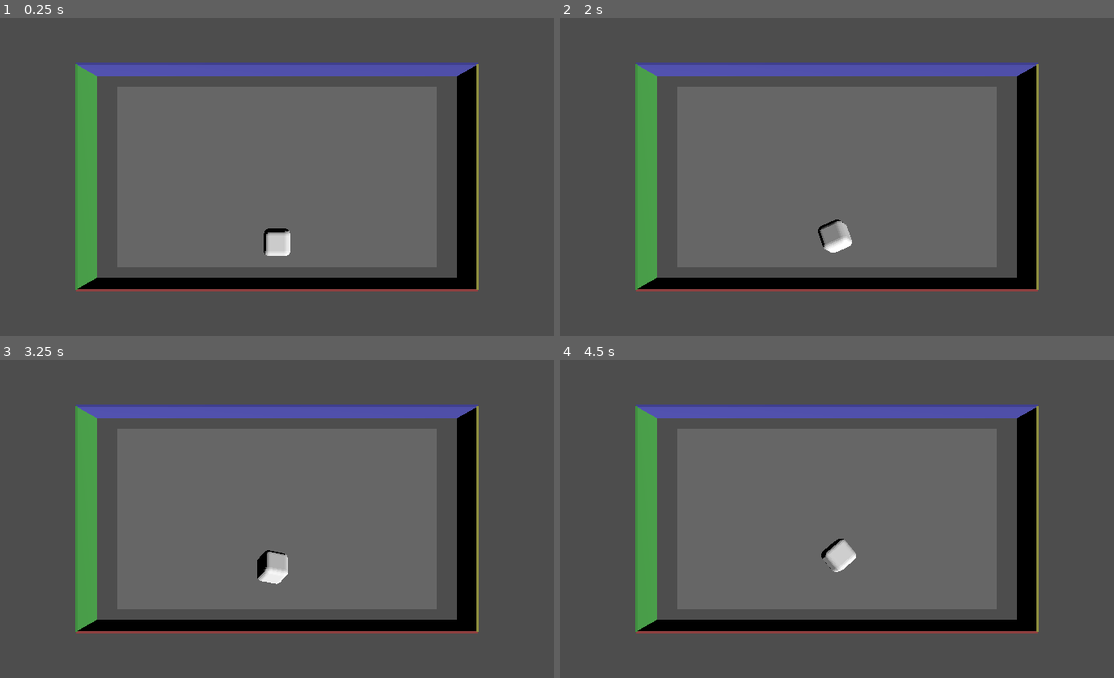
Above: before the commit, frames 1-4 (two rows, left to right).
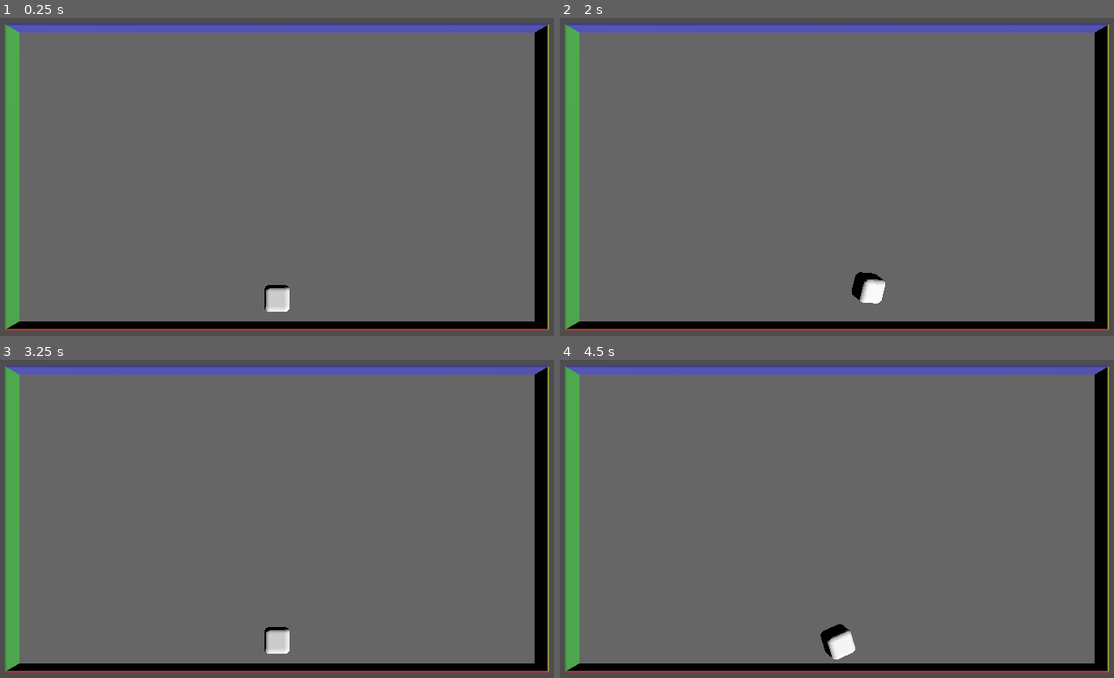
Above: after the commit, the same moments.

Repository: Beezui/trae_godot_dice
Game: Godot game, scene res://scenes/dice_demo_simple_final.tscn
The game is run twice, just before and just after one commit, with the same random seed, the same clock (stepped at 60 frames per second) and the same inputs.
Inputs:
- Up to frame 1 (0.25 s): no input
- Up to frame 2 (2 s): tap Enter (ui_accept) at 0.5, 1.35, 1.52, 1.82 s; hold Enter (ui_accept) 0.53-1.28 s; tap R at 0.6, 1.55 s
- Up to frame 3 (3.25 s): hold Enter (ui_accept) 2.03-2.78 s; tap R at 2.1, 3.05 s; tap Space at 2.85 s; tap Enter (ui_accept) at 3.02 s
- Up to frame 4 (4.5 s): tap Enter (ui_accept) at 3.32, 4.35 s; hold Enter (ui_accept) 3.53-4.28 s; tap R at 3.6 s

The runs differ from the first frame. In frame 1, 63% of the frame differs, in the area x 0-100%, y 1-99%; in frame 2, 63%; in frame 3, 63%; in frame 4, 63%.

Commit message:
更新骰子系统相关文件：规则文档、开发文档、模板配置、骰子脚本和演示场景

Diff:
--- a/scenes/dice_6.gd
+++ b/scenes/dice_6.gd
@@ -21,13 +21,16 @@
 	contact_monitor = true
 	max_contacts_reported = 10
 
+	# 设置质量，减小质量使旋转更容易
+	mass = 0.5
+
 	# 设置阻尼
 	linear_damp = 0.1  # 增加线性阻尼
-	angular_damp = 0.08  # 减少角阻尼，提升滚动效果20%
+	angular_damp = 0.03  # 进一步减少角阻尼，使旋转持续时间更长
 
 	# 设置物理材质
 	var physics_material = PhysicsMaterial.new()
-	physics_material.bounce = 0.0936  # 提升反弹效果50%
+	physics_material.bounce = 0.1404  # 提升反弹效果50%
 	physics_material.friction = 0.8  # 增加摩擦力
 
 	# 应用物理材质到刚体
@@ -35,6 +38,10 @@
 
 	# 初始状态：禁用重力，使骰子悬浮
 	gravity_scale = 0.0
+
+	# 确保骰子静止
+	linear_velocity = Vector3.ZERO
+	angular_velocity = Vector3.ZERO
 
 	# 创建碰撞形状
 	var collision_shape = $CollisionShape3D
@@ -162,14 +169,20 @@
 
 	print("Fallback cube mesh created")
 
-func roll(force: Vector3):
+func roll(force: Vector3, angular_force: Vector3 = Vector3.ZERO):
 	# 恢复重力影响
 	gravity_scale = 1.0
 
 	is_rolling = true
 	collision_count = 0
 	linear_velocity = force
-	angular_velocity = Vector3(randf_range(-10, 10), randf_range(-10, 10), randf_range(-10, 10))
+
+	# 如果提供了旋转力，则使用它；否则使用随机旋转力
+	if angular_force != Vector3.ZERO:
+		angular_velocity = angular_force
+	else:
+		angular_velocity = Vector3(randf_range(-10, 10), randf_range(-10, 10), randf_range(-10, 10))
+
 	roll_timer.start()
 
 	# 如果有控制结果，启动结果控制计时器
--- a/scenes/dice_demo_script.gd
+++ b/scenes/dice_demo_script.gd
@@ -1,6 +1,7 @@
 extends Node3D
 
-@onready var dice = $Dice
+@onready var dice_a = $DiceA
+@onready var dice_b = $DiceB
 @onready var camera = $Camera3D
 @onready var light = $DirectionalLight3D
 @onready var sandbox = $Sandbox
@@ -12,16 +13,17 @@
 var max_force = 20.0  # 最大投掷力度增加到20
 var original_position = Vector3()  # 骰子原始位置
 var global_time = 0.0  # 全局时间，用于持续震动
-var base_width = 16.0  # 基础宽度（屏幕水平方向）
-var base_height = 9.0   # 基础高度（屏幕竖直方向）
+var base_width = 24.0  # 基础宽度（屏幕水平方向），放大1.5倍
+var base_height = 13.5   # 基础高度（屏幕竖直方向），放大1.5倍
+var is_in_initial_state = true  # 标记是否处于初始状态
 
 func _ready():
 	# 调整摄像机位置和FOV，使其拉远并更接近2D效果
 	if camera:
-		# 设置摄像机位置，进一步拉远以看到墙体
-		camera.position = Vector3(0, 30, 0)  # 进一步拉远摄像机
-		# 保持当前FOV设置
-		camera.fov = 30.0  # 保持当前FOV值
+		# 设置摄像机位置，进一步拉高镜头以看到整个沙盘
+		camera.position = Vector3(0, 60, 0)  # 进一步拉高摄像机
+		# 进一步减小FOV，更贴近俯视2D效果
+		camera.fov = 15.0  # 进一步减小FOV值
 		# 直接设置相机旋转，避免look_at的共线问题
 		camera.rotation = Vector3(-PI/2, 0, 0)
 
@@ -49,6 +51,14 @@
 			ground_shape.size = Vector3(sandbox_width, 0.1, sandbox_height)
 			ground_collision.shape = ground_shape
 
+		# 为地面添加物理材质，提升反弹系数50%
+		var ground_physics_material = PhysicsMaterial.new()
+		ground_physics_material.bounce = 0.3  # 提升反弹效果50%
+		ground_physics_material.friction = 0.8  # 增加摩擦力
+		# 为沙盒静态体设置物理材质
+		if sandbox:
+			sandbox.physics_material_override = ground_physics_material
+
 		# 创建地面网格
 		var ground_mesh = sandbox.get_node("GroundMesh")
 		if ground_mesh:
@@ -65,14 +75,14 @@
 		var wall_north = sandbox.get_node("WallNorth")
 		if wall_north:
 			var wall_north_shape = BoxShape3D.new()
-			wall_north_shape.size = Vector3(sandbox_width, 10, 0.1)
-			wall_north.position = Vector3(0, 0, -sandbox_height/2)
+			wall_north_shape.size = Vector3(sandbox_width, 50, 0.1)
+			wall_north.position = Vector3(0, 21, -sandbox_height/2)
 			wall_north.shape = wall_north_shape
 
 		# 创建北墙网格
 		var wall_north_mesh = MeshInstance3D.new()
 		wall_north_mesh.name = "WallNorthMesh"
-		wall_north_mesh.position = Vector3(0, 1.5, -sandbox_height/2)
+		wall_north_mesh.position = Vector3(0, -2.5, -sandbox_height/2)
 		var wall_north_mesh_resource = BoxMesh.new()
 		wall_north_mesh_resource.size = Vector3(sandbox_width, 3, 0.1)
 		wall_north_mesh.mesh = wall_north_mesh_resource
@@ -85,14 +95,14 @@
 		var wall_south = sandbox.get_node("WallSouth")
 		if wall_south:
 			var wall_south_shape = BoxShape3D.new()
-			wall_south_shape.size = Vector3(sandbox_width, 10, 0.1)
-			wall_south.position = Vector3(0, 0, sandbox_height/2)
+			wall_south_shape.size = Vector3(sandbox_width, 50, 0.1)
+			wall_south.position = Vector3(0, 21, sandbox_height/2)
 			wall_south.shape = wall_south_shape
 
 		# 创建南墙网格
 		var wall_south_mesh = MeshInstance3D.new()
 		wall_south_mesh.name = "WallSouthMesh"
-		wall_south_mesh.position = Vector3(0, 1.5, sandbox_height/2)
+		wall_south_mesh.position = Vector3(0, -2.5, sandbox_height/2)
 		var wall_south_mesh_resource = BoxMesh.new()
 		wall_south_mesh_resource.size = Vector3(sandbox_width, 3, 0.1)
 		wall_south_mesh.mesh = wall_south_mesh_resource
@@ -105,14 +115,14 @@
 		var wall_east = sandbox.get_node("WallEast")
 		if wall_east:
 			var wall_east_shape = BoxShape3D.new()
-			wall_east_shape.size = Vector3(0.1, 10, sandbox_height)
-			wall_east.position = Vector3(sandbox_width/2, 0, 0)
+			wall_east_shape.size = Vector3(0.1, 50, sandbox_height)
+			wall_east.position = Vector3(sandbox_width/2, 21, 0)
 			wall_east.shape = wall_east_shape
 
 		# 创建东墙网格
 		var wall_east_mesh = MeshInstance3D.new()
 		wall_east_mesh.name = "WallEastMesh"
-		wall_east_mesh.position = Vector3(sandbox_width/2, 1.5, 0)
+		wall_east_mesh.position = Vector3(sandbox_width/2, -2.5, 0)
 		var wall_east_mesh_resource = BoxMesh.new()
 		wall_east_mesh_resource.size = Vector3(0.1, 3, sandbox_height)
 		wall_east_mesh.mesh = wall_east_mesh_resource
@@ -125,14 +135,14 @@
 		var wall_west = sandbox.get_node("WallWest")
 		if wall_west:
 			var wall_west_shape = BoxShape3D.new()
-			wall_west_shape.size = Vector3(0.1, 10, sandbox_height)
-			wall_west.position = Vector3(-sandbox_width/2, 0, 0)
+			wall_west_shape.size = Vector3(0.1, 50, sandbox_height)
+			wall_west.position = Vector3(-sandbox_width/2, 21, 0)
 			wall_west.shape = wall_west_shape
 
 		# 创建西墙网格
 		var wall_west_mesh = MeshInstance3D.new()
 		wall_west_mesh.name = "WallWestMesh"
-		wall_west_mesh.position = Vector3(-sandbox_width/2, 1.5, 0)
+		wall_west_mesh.position = Vector3(-sandbox_width/2, -2.5, 0)
 		var wall_west_mesh_resource = BoxMesh.new()
 		wall_west_mesh_resource.size = Vector3(0.1, 3, sandbox_height)
 		wall_west_mesh.mesh = wall_west_mesh_resource
@@ -148,28 +158,35 @@
 		print("东墙 - 名称: WallEastMesh, 颜色: 黄色, 位置: ", wall_east_mesh.position)
 		print("西墙 - 名称: WallWestMesh, 颜色: 绿色, 位置: ", wall_west_mesh.position)
 
-		# 创建顶部碰撞形状（防止骰子跳出摄像机视野）
-		var wall_top = CollisionShape3D.new()
-		wall_top.name = "WallTop"
-		wall_top.position = Vector3(0, 8, 0)
-		var wall_top_shape = BoxShape3D.new()
-		wall_top_shape.size = Vector3(sandbox_width, 0.5, sandbox_height)
-		wall_top.shape = wall_top_shape
-		sandbox.add_child(wall_top)
-
-		# 调整骰子初始位置（保持在沙盒内）
-		if dice:
+		# 移除顶部碰撞形状，避免阻挡骰子下落
+		# 注释掉顶部碰撞形状的创建代码，确保骰子能正常落到地面
+
+		# 初始化骰子状态并设置初始位置
+		if dice_a:
 			# 设置初始位置（屏幕水平方向中心，靠近屏幕下方南墙）
-			dice.position = Vector3(0, 4, sandbox_height/2 - 2)  # 靠近屏幕下方南墙，屏幕水平方向中心，向上提高2单位
-
-	# 设置物理世界
-	# 暂时注释掉，使用默认重力
-	# var world = get_world_3d()
-	# if world:
-	# 	# 物理世界的访问方式在Godot 4中可能有所不同
-	# 	# var physics_world = world.physics_world_3d
-	# 	# if physics_world:
-	# 	# 	physics_world.gravity = Vector3(0, -9.8, 0)
+			dice_a.position = Vector3(0, 6, sandbox_height/2 - 2)  # 靠近屏幕下方南墙，屏幕水平方向中心，向上提高2单位，高度提升50%
+			dice_a.rotation = Vector3()
+			# 确保骰子静止
+			dice_a.linear_velocity = Vector3.ZERO
+			dice_a.angular_velocity = Vector3.ZERO
+			# 禁用重力，使骰子悬浮
+			dice_a.gravity_scale = 0.0
+			dice_a.visible = true
+		if dice_b:
+			# 设置初始位置（屏幕水平方向中心，靠近屏幕下方南墙）
+			dice_b.position = Vector3(0, 6, sandbox_height/2 - 2)  # 靠近屏幕下方南墙，屏幕水平方向中心，向上提高2单位，高度提升50%
+			dice_b.rotation = Vector3()
+			# 确保骰子静止
+			dice_b.linear_velocity = Vector3.ZERO
+			dice_b.angular_velocity = Vector3.ZERO
+			# 禁用重力，使骰子悬浮
+			dice_b.gravity_scale = 0.0
+			dice_b.visible = false
+
+	# 增加重力加速度，加快骰子下落速度
+	# 在Godot 4中，通过ProjectSettings来设置重力
+	ProjectSettings.set_setting("physics/3d/default_gravity", 39.2)  # 4倍重力加速度，加快下落速度
+	print("Gravity set to 4x real-world acceleration: 39.2 m/s²")
 
 	# 创建启动计时器
 	start_timer = Timer.new()
@@ -180,33 +197,26 @@
 	start_timer.start()
 
 func start_demo():
-	# 设置骰子初始状态：屏幕水平方向中心，靠近屏幕下方南墙
-	if dice:
-		# 计算16:9比例的沙盘高度
-		var base_ratio = 16.0 / 9.0
-		var sandbox_width = base_width  # 屏幕水平方向（x轴）
-		var sandbox_height = sandbox_width / base_ratio  # 屏幕竖直方向（z轴），保持16:9比例
-		# 设置初始位置（屏幕水平方向中心，靠近屏幕下方南墙）
-		dice.position = Vector3(0, 4, sandbox_height/2 - 2)  # 靠近屏幕下方南墙，屏幕水平方向中心，向上提高2单位
-		dice.rotation = Vector3()
-
-	# 取消自动投掷计时器
-	# throw_timer = Timer.new()
-	# throw_timer.wait_time = 3.0
-	# throw_timer.autostart = true
-	# throw_timer.timeout.connect(throw_dice)
-	# add_child(throw_timer)
+	# 重置蓄力状态
+	is_charging = false
+	charge_time = 0.0
+	original_position = Vector3()  # 重置原始位置
+
+	# 标记为初始状态
+	is_in_initial_state = true
+
+	print("Demo started with dice in initial position")
 
 func throw_dice():
 	# 检查骰子节点是否存在
-	if not dice:
-		print("Error: Dice node not found")
+	if not dice_b:
+		print("Error: DiceB node not found")
 		return
 
 	# 检查骰子节点是否有roll方法
-	if not dice.has_method("roll"):
-		print("Error: Dice node does not have roll method")
-		print("Dice node type:", dice.get_class())
+	if not dice_b.has_method("roll"):
+		print("Error: DiceB node does not have roll method")
+		print("DiceB node type:", dice_b.get_class())
 		return
 
 	# 计算16:9比例的沙盘高度
@@ -214,29 +224,45 @@
 	var sandbox_width = base_width  # 屏幕水平方向（x轴）
 	var sandbox_height = sandbox_width / base_ratio  # 屏幕竖直方向（z轴），保持16:9比例
 
-	# 重置骰子位置（离地面5个骰子高度）
-	dice.position = Vector3(0, 5, sandbox_height/2 - 2)  # 靠近屏幕下方南墙，屏幕水平方向中心
-	dice.rotation = Vector3()
+	# 重置骰子B位置（离地面5个骰子高度）
+	dice_b.position = Vector3(0, 7.5, sandbox_height/2 - 2)  # 靠近屏幕下方南墙，屏幕水平方向中心，高度提升50%
+	dice_b.rotation = Vector3()
 
 	# 生成随机投掷力，朝向屏幕上方的北墙
 	var force = Vector3(
-		randf_range(-2, 2),  # 较小的X方向随机力
-		randf_range(5, 7.5),  # 向上的力
-		randf_range(-10, -5)     # 朝向屏幕上方的力（Z负方向，北墙方向）
+		randf_range(-0.5, 0.5),  # 较小的X方向随机力，水平位移的力削弱50%
+		randf_range(3, 5),  # 向上的力，调整为合理值，确保骰子在投掷后能够正常下落
+		randf_range(-2.5, -1.25)     # 朝向屏幕上方的力（Z负方向，北墙方向），水平位移的力削弱50%
 	)
 
-	# 投掷骰子
-	dice.roll(force)
+	# 生成随机旋转力，整体削弱30%
+	var angular_force = Vector3(
+		randf_range(-7, 7),
+		randf_range(-7, 7),
+		randf_range(-7, 7)
+	)
+
+	# 切换骰子可见性
+	if dice_a:
+		dice_a.visible = false
+	if dice_b:
+		dice_b.visible = true
+
+	# 标记为非初始状态
+	is_in_initial_state = false
+
+	# 投掷骰子，传递旋转力
+	dice_b.roll(force, angular_force)
 
 func throw_dice_with_charge():
 	# 检查骰子节点是否存在
-	if not dice:
-		print("Error: Dice node not found")
+	if not dice_b:
+		print("Error: DiceB node not found")
 		return
 
 	# 检查骰子节点是否有roll方法
-	if not dice.has_method("roll"):
-		print("Error: Dice node does not have roll method")
+	if not dice_b.has_method("roll"):
+		print("Error: DiceB node does not have roll method")
 		return
 
 	# 计算16:9比例的沙盘高度
@@ -244,40 +270,82 @@
 	var sandbox_width = base_width  # 屏幕水平方向（x轴）
 	var sandbox_height = sandbox_width / base_ratio  # 屏幕竖直方向（z轴），保持16:9比例
 
-	# 重置骰子位置（离地面5个骰子高度）
-	dice.position = Vector3(0, 5, sandbox_height/2 - 2)  # 靠近屏幕下方南墙，屏幕水平方向中心
-	dice.rotation = Vector3()
+	# 重置骰子B位置（离地面5个骰子高度）
+	dice_b.position = Vector3(0, 7.5, sandbox_height/2 - 2)  # 靠近屏幕下方南墙，屏幕水平方向中心，高度提升50%
+	dice_b.rotation = Vector3()
 
 	# 根据蓄力时间计算投掷力度
 	var charge_ratio = charge_time / max_charge_time
-	var force_magnitude = charge_ratio * max_force
+	# 将最小投掷力度提升为最大投掷力度的30%
+	var min_force_ratio = 0.3
+	var force_magnitude = (min_force_ratio + (charge_ratio * (1.0 - min_force_ratio))) * max_force
 
 	# 生成朝向屏幕上方的力，角度在-45到45度之间
 	var angle = deg_to_rad(randf_range(-45, 45))
+	# 计算投掷力，确保重力效果明显
+	# 直接计算力向量，不使用归一化，让向上的力不会被过度削弱
 	var force = Vector3(
-		sin(angle),  # X方向随角度变化
-		0.5,  # 固定的向上力
-		-1.0   # 朝向屏幕上方的Z负方向（北墙方向）
-	).normalized() * force_magnitude
-
-	# 投掷骰子
-	dice.roll(force)
+		sin(angle) * 0.25 * force_magnitude,  # X方向随角度变化，水平位移的力削弱50%
+		(0.3 + (charge_ratio * 0.7)) * force_magnitude * 0.5,  # 向上力随蓄力时间增加，但进一步减小以确保重力效果
+		-0.25 * force_magnitude   # 朝向屏幕上方的Z负方向（北墙方向），水平位移的力削弱50%
+	)
+
+	# 计算旋转力，随蓄力时间增加，最小值不为0
+	var min_angular_force = 11.2  # 增大最小旋转力为原来的2倍，确保即使轻按也有明显旋转，整体削弱30%
+	var max_angular_force = 31.5  # 降低最大旋转力为原来的50%，减少旋转效果，整体削弱30%
+	var angular_force_magnitude = min_angular_force + (charge_ratio * (max_angular_force - min_angular_force))
+
+	# 生成随机方向的旋转力，确保在三个轴上都有明显分量
+	# 为每个轴生成独立的随机值，确保x、y、z轴都有旋转
+	# 使用更大的最小值，确保每个轴都有足够的旋转分量
+	var x_rot = randf_range(-1.0, 1.0)
+	var y_rot = randf_range(-1.0, 1.0)
+	var z_rot = randf_range(-1.0, 1.0)
+
+	# 确保每个轴都有足够的旋转分量，避免只沿着单一轴旋转
+	# 增大最小值阈值，确保每个轴都有明显的旋转
+	if abs(x_rot) < 0.5:
+		x_rot = randf_range(0.5, 1.0) * sign(x_rot) if x_rot != 0 else 0.7
+	if abs(y_rot) < 0.5:
+		y_rot = randf_range(0.5, 1.0) * sign(y_rot) if y_rot != 0 else 0.7
+	if abs(z_rot) < 0.5:
+		z_rot = randf_range(0.5, 1.0) * sign(z_rot) if z_rot != 0 else 0.7
+
+	# 创建旋转力向量并归一化
+	var angular_force = Vector3(x_rot, y_rot, z_rot).normalized() * angular_force_magnitude
+
+	# 打印旋转力信息，用于调试
+	print("蓄力比例: %.2f, 旋转力大小: %.2f, 旋转力方向: %s" % [charge_ratio, angular_force_magnitude, angular_force])
+
+	# 切换骰子可见性
+	if dice_a:
+		dice_a.visible = false
+	if dice_b:
+		dice_b.visible = true
+
+	# 标记为非初始状态
+	is_in_initial_state = false
+
+	# 投掷骰子，传递旋转力
+	dice_b.roll(force, angular_force)
 
 func _input(event):
-	# 按空格键开始蓄力
-	if event.is_action_pressed("ui_accept"):
+	# 按空格键开始蓄力（只有在初始状态下才能蓄力）
+	if event.is_action_pressed("ui_accept") and is_in_initial_state:
 		is_charging = true
 		charge_time = 0.0
-		# 记录骰子的原始位置
-		if dice:
-			original_position = dice.position
+		# 记录骰子A的原始位置
+		if dice_a:
+			original_position = dice_a.position
 		print("开始蓄力...")
 	# 松开空格键投掷骰子
 	elif event.is_action_released("ui_accept") and is_charging:
 		is_charging = false
-		# 恢复骰子到原始位置
-		if dice:
-			dice.position = original_position
+		# 恢复骰子A到原始位置
+		if dice_a:
+			dice_a.position = original_position
+		# 重置原始位置，避免震动效果继续应用
+		original_position = Vector3()
 		throw_dice_with_charge()
 		print("投掷骰子！蓄力时间: %.2f秒" % charge_time)
 	# 按R键恢复骰子初始状态
@@ -303,8 +371,8 @@
 		# 增加震动频率（随蓄力时间增加）
 		var shake_frequency = 15.0 + (charge_ratio * 25.0)  # 频率从15增加到40
 
-		# 应用震动效果
-		if dice and original_position != Vector3():
+		# 应用震动效果（只影响骰子A）
+		if dice_a and original_position != Vector3():
 			# 使用全局时间和频率生成持续震动
 			var time = global_time * shake_frequency
 			var shake_offset = Vector3(
@@ -313,21 +381,60 @@
 				sin(time * 3.14159 * 2.0) * shake_amplitude
 			)
 			# 应用震动偏移
-			dice.position = original_position + shake_offset
+			dice_a.position = original_position + shake_offset
+	else:
+		# 非蓄力状态下，确保original_position为零向量
+		if original_position != Vector3():
+			original_position = Vector3()
+
+		# 初始状态下，确保骰子A固定在初始位置
+		if is_in_initial_state and dice_a:
+			# 计算16:9比例的沙盘高度
+			var base_ratio = 16.0 / 9.0
+			var sandbox_width = base_width  # 屏幕水平方向（x轴）
+			var sandbox_height = sandbox_width / base_ratio  # 屏幕竖直方向（z轴），保持16:9比例
+			# 固定骰子A在初始位置
+			dice_a.position = Vector3(0, 6, sandbox_height/2 - 2)  # 高度提升50%
+			dice_a.rotation = Vector3()
+			dice_a.linear_velocity = Vector3.ZERO
+			dice_a.angular_velocity = Vector3.ZERO
 
 func reset_dice():
-	# 重置骰子到初始状态
-	if dice:
-		# 计算16:9比例的沙盘高度
-		var base_ratio = 16.0 / 9.0
-		var sandbox_width = base_width  # 屏幕水平方向（x轴）
-		var sandbox_height = sandbox_width / base_ratio  # 屏幕竖直方向（z轴），保持16:9比例
+	# 计算16:9比例的沙盘高度
+	var base_ratio = 16.0 / 9.0
+	var sandbox_width = base_width  # 屏幕水平方向（x轴）
+	var sandbox_height = sandbox_width / base_ratio  # 屏幕竖直方向（z轴），保持16:9比例
+
+	# 重置蓄力状态
+	is_charging = false
+	charge_time = 0.0
+	original_position = Vector3()  # 重置原始位置
+
+	# 重置骰子A到初始状态
+	if dice_a:
 		# 设置初始位置（屏幕水平方向中心，靠近屏幕下方南墙）
-		dice.position = Vector3(0, 4, sandbox_height/2 - 2)  # 靠近屏幕下方南墙，屏幕水平方向中心，向上提高2单位
-		dice.rotation = Vector3()
+		dice_a.position = Vector3(0, 6, sandbox_height/2 - 2)  # 靠近屏幕下方南墙，屏幕水平方向中心，向上提高2单位，高度提升50%
+		dice_a.rotation = Vector3()
 		# 确保骰子静止
-		dice.linear_velocity = Vector3.ZERO
-		dice.angular_velocity = Vector3.ZERO
+		dice_a.linear_velocity = Vector3.ZERO
+		dice_a.angular_velocity = Vector3.ZERO
 		# 禁用重力，使骰子悬浮
-		dice.gravity_scale = 0.0
-		print("Dice reset to initial state")
+		dice_a.gravity_scale = 0.0
+		dice_a.visible = true
+
+	# 重置骰子B到初始状态
+	if dice_b:
+		# 设置初始位置（屏幕水平方向中心，靠近屏幕下方南墙）
+		dice_b.position = Vector3(0, 6, sandbox_height/2 - 2)  # 靠近屏幕下方南墙，屏幕水平方向中心，向上提高2单位，高度提升50%
+		dice_b.rotation = Vector3()
+		# 确保骰子静止
+		dice_b.linear_velocity = Vector3.ZERO
+		dice_b.angular_velocity = Vector3.ZERO
+		# 禁用重力，使骰子悬浮
+		dice_b.gravity_scale = 0.0
+		dice_b.visible = false
+
+	# 标记为初始状态
+	is_in_initial_state = true
+
+	print("Dice reset to initial state")
--- a/scenes/dice_demo_simple_final.tscn
+++ b/scenes/dice_demo_simple_final.tscn
@@ -7,9 +7,9 @@
 script = ExtResource("1_uzb9g")
 
 [node name="Camera3D" type="Camera3D" parent="." unique_id=196822810]
-transform = Transform3D(1, 0, 0, 0, 1, 0, 0, 0, 1, 0, 30, 0)
+transform = Transform3D(1, 0, 0, 0, 1, 0, 0, 0, 1, 0, 60, 0)
 current = true
-fov = 30.0
+fov = 15.0
 
 [node name="DirectionalLight3D" type="DirectionalLight3D" parent="." unique_id=1374347128]
 transform = Transform3D(0.7071, 0.5, 0.5, 0, 0.7071, -0.7071, -0.7071, 0.5, 0.5, 10, 10, 10)
@@ -23,17 +23,21 @@
 transform = Transform3D(1, 0, 0, 0, 1, 0, 0, 0, 1, 0, -4, 0)
 
 [node name="WallNorth" type="CollisionShape3D" parent="Sandbox" unique_id=167772163]
-transform = Transform3D(1, 0, 0, 0, 1, 0, 0, 0, 1, 0, 0, -4.5)
+transform = Transform3D(1, 0, 0, 0, 1, 0, 0, 0, 1, 0, -4, -6.75)
 debug_color = Color(0.9254902, 0.20392157, 0.08627451, 1)
 
 [node name="WallSouth" type="CollisionShape3D" parent="Sandbox" unique_id=167772162]
-transform = Transform3D(1, 0, 0, 0, 1, 0, 0, 0, 1, 0, 0, 4.5)
+transform = Transform3D(1, 0, 0, 0, 1, 0, 0, 0, 1, 0, -4, 6.75)
 
 [node name="WallEast" type="CollisionShape3D" parent="Sandbox" unique_id=167772161]
-transform = Transform3D(1, 0, 0, 0, 1, 0, 0, 0, 1, 8, 0, 0)
+transform = Transform3D(1, 0, 0, 0, 1, 0, 0, 0, 1, 12, -4, 0)
 
 [node name="WallWest" type="CollisionShape3D" parent="Sandbox" unique_id=167772160]
-transform = Transform3D(1, 0, 0, 0, 1, 0, 0, 0, 1, -8, 0, 0)
+transform = Transform3D(1, 0, 0, 0, 1, 0, 0, 0, 1, -12, -4, 0)
 
-[node name="Dice" parent="." unique_id=399543580 instance=ExtResource("2_jh1g7")]
+[node name="DiceA" parent="." unique_id=399543580 instance=ExtResource("2_jh1g7")]
 transform = Transform3D(1, 0, 0, 0, 1, 0, 0, 0, 1, 0, 3, 0)
+
+[node name="DiceB" parent="." unique_id=399543590 instance=ExtResource("2_jh1g7")]
+transform = Transform3D(1, 0, 0, 0, 1, 0, 0, 0, 1, 0, 3, 0)
+visible = false
Not shown, added: .trae/documents/multiple_dice_plan.md
Not shown, changed: .trae/rules/dicerules.md
Not shown, changed: docs/sandbox_template.md
Not shown, added: docs/开发文档/当前开发进度与代码结构.md
Not shown, changed: docs/开发文档/骰子系统.md
